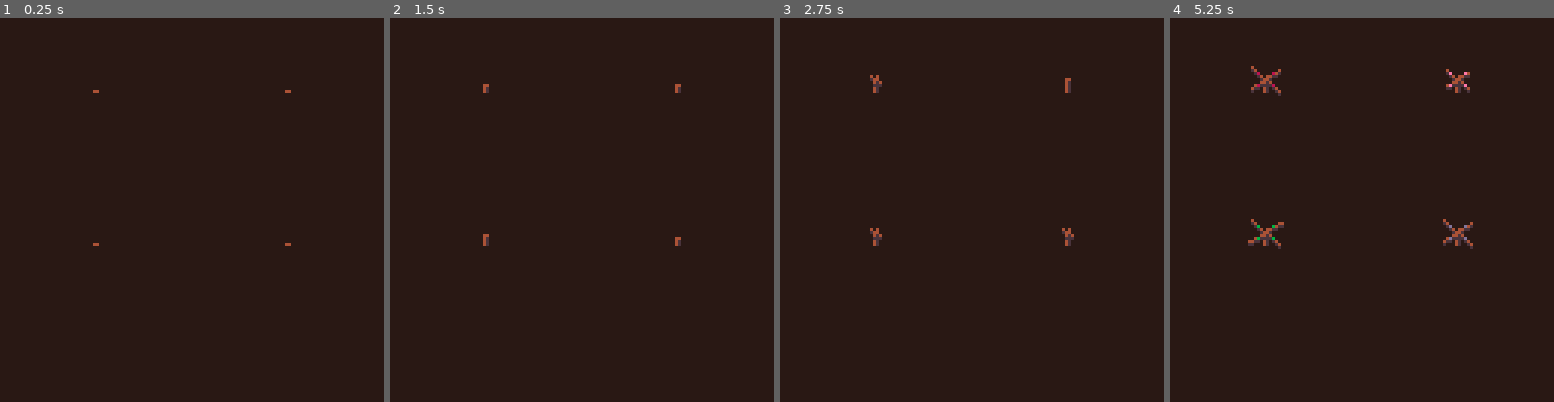
Above: before the commit, frames 1-4 (left to right).
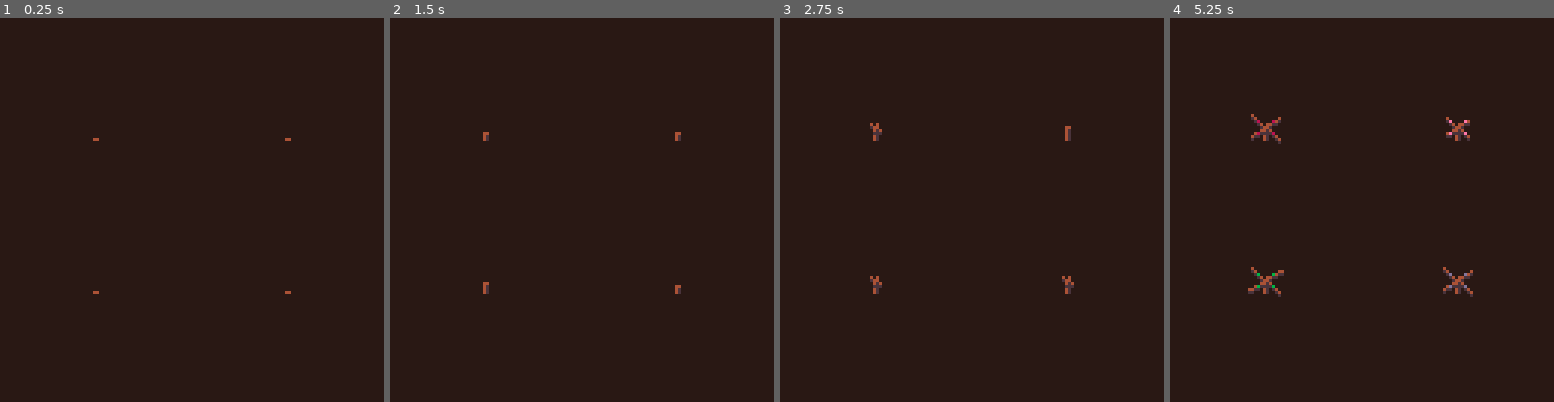
Above: after the commit, the same moments.

Repository: erwinbonsma/WhereToRootPico8
Game: PICO-8 cartridge wheretoroot.p8
Same seed, same stepped clock (60 frames per second), same inputs: the game is played once before the commit and once after it.
Inputs:
- Up to frame 1 (0.25 s): no input
- Up to frame 2 (1.5 s): no input
- Up to frame 3 (2.75 s): no input
- Up to frame 4 (5.25 s): no input

The runs differ from the first frame. In frame 1, 0.1% of the frame differs, in the area x 24-76%, y 18-72%; in frame 2, 0.3%; in frame 3, 0.7%; in frame 4, 2.1%, in the area x 20-79%, y 12-73%.

Commit message:
Minor tweaks

Diff:
--- a/wheretoroot.p8
+++ b/wheretoroot.p8
@@ -2,7 +2,7 @@
 version 35
 __lua__
 frate=30
-seed_r=2.5
+seed_r=2
 tree_r=3
 branch_l=8
 yscale=0.8
@@ -13,22 +13,20 @@
  [10]=-5
 },1)
 families={
- {x=31,y=31,p={
+ {x=23,y=31,p={
   --red
   [6]=8,[5]=2,[7]=14
  }},
- {x=95,y=31,p={
+ {x=87,y=31,p={
   --pink
   [6]=14,[5]=2,[7]=15
  }},
- {x=31,y=95,p={
-  --yellow
-  --[6]=10,[5]=9,[7]=7
+ {x=23,y=95,p={
+  --green
   [6]=10,[5]=3,[7]=11
  }},
- {x=95,y=95,p={
+ {x=87,y=95,p={
   --blue
-  --[6]=12,[5]=13,[7]=6
   [6]=13,[5]=2,[7]=12
  }}
 }
@@ -51,7 +49,7 @@
  local o=setmetatable({},self)
  self.__index=self
 
- o.w=w or 128
+ o.w=w or 112
  o.h=h or 128
  --extra empty col to facilitate
  --left and right neighbour
@@ -345,7 +343,8 @@
   spr(
    tree_sprites[si],
    self.x-7,
-   self.y*yscale-10,2,2
+   self.y*yscale-10,
+   2,2
   )
  end
  pal(0)
@@ -377,6 +376,7 @@
   add(trees,t)
   grid:add(t)
  end
+ camera(-8,-16)
 end
 
 function _update()
